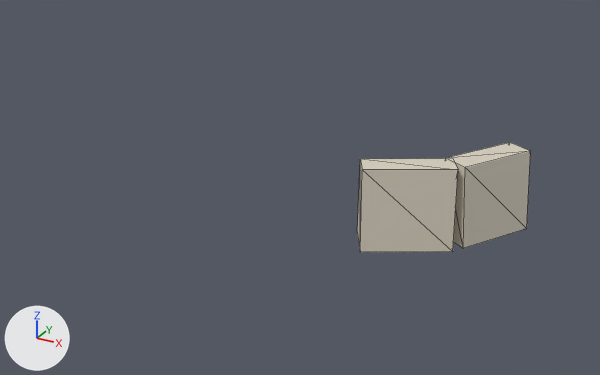
The glTF model assets/malta/cottonera/bormla_63_33_far.glb as it was, and as the next commit left it.
Before and after are seen from a camera (50 mm lens) standing at (-23.7, -1063.9, 106.4) and looking at (-81.0, -959.8, 54.3). The lights are fixed; the arrows at lower left show +X, +Y and +Z. The first picture is the older version. Mesh edges are drawn as thin lines.

Names of what the first picture shows: 'geometry_0'.
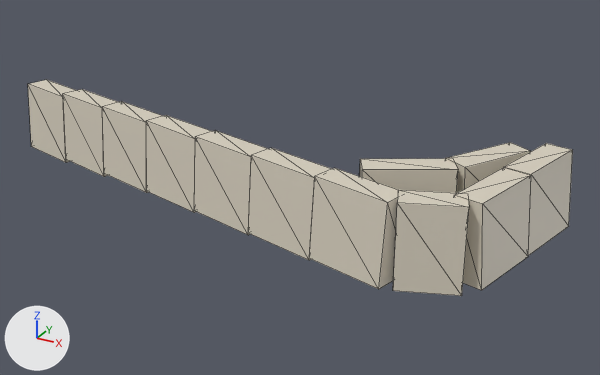
The change in detail:
me_geometry_0 is used by ob_geometry_0; location (0.0, 0.0, 0.0).
Verts and faces of me_geometry_0; kept vertices keep their numbers, new ones are numbered from 16.
me_geometry_0 had 16 vertices, 24 faces and spanned x -68.2..-47.0, y -971.2..-950.5, z 52.3..64.3.
me_geometry_0 now has 96 vertices, 144 faces and spans x -140.5..-41.8, y -979.0..-949.0, z 49.6..64.4.
me_geometry_0 part 1: the loose piece of 8 vertices spanning x -58.2..-47.0, y -963.8..-950.5, z 52.6..64.3 is copied, and the copy is turned -74 degrees about the z axis through its middle and scaled by 1.01, then moved by (-58.0, -5.5, -1.6); it spans x -117.2..-104.1, y -967.1..-958.3, z 50.9..62.8.
me_geometry_0 part 2: the loose piece of 8 vertices spanning x -58.2..-47.0, y -963.8..-950.5, z 52.6..64.3 is copied, and the copy is turned -74 degrees about the z axis through its middle and scaled by 1.01, then moved by (-46.4, -8.5, -1.3); it spans x -105.6..-92.4, y -970.1..-961.3, z 51.3..63.1.
me_geometry_0 part 3: the loose piece of 8 vertices spanning x -58.2..-47.0, y -963.8..-950.5, z 52.6..64.3 is copied, and the copy is turned -74 degrees about the z axis through its middle and scaled by 1.01, then moved by (-34.7, -11.4, -0.9); it spans x -93.9..-80.8, y -973.0..-964.2, z 51.6..63.4.
me_geometry_0 part 4: the loose piece of 8 vertices spanning x -58.2..-47.0, y -963.8..-950.5, z 52.6..64.3 is copied, and the copy is turned -74 degrees about the z axis through its middle and scaled by 1.01, then moved by (-23.1, -14.4, -0.6); it spans x -82.3..-69.2, y -976.0..-967.2, z 51.9..63.7.
me_geometry_0 part 5: the loose piece of 8 vertices spanning x -58.2..-47.0, y -963.8..-950.5, z 52.6..64.3 is copied, and the copy is turned -74 degrees about the z axis through its middle and scaled by 1.01, then moved by (-11.5, -17.4, -0.4); it spans x -70.7..-57.5, y -979.0..-970.2, z 52.2..64.0.
me_geometry_0 part 6: the loose piece of 8 vertices spanning x -58.2..-47.0, y -963.8..-950.5, z 52.6..64.3 is copied, and the copy is turned 16.9 degrees about the z axis through its middle, then moved by (3.7, -10.0, 0.0); it spans x -53.2..-44.6, y -973.7..-960.7, z 52.7..64.3.
me_geometry_0 part 7: the loose piece of 8 vertices spanning x -58.2..-47.0, y -963.8..-950.5, z 52.6..64.3 is copied, and the copy is turned 16.9 degrees about the z axis through its middle, then moved by (6.5, 1.7, 0.2); it spans x -50.4..-41.8, y -962.0..-949.0, z 52.8..64.4.
Part 8, on me_geometry_0:
11 vertices are added at x -140.5..-117.0, y -963.1..-952.3, z 49.6..62.4.
5 new vertices lie (11.6, -3.0, 0.0) away from vertices in x -140.2..-127.3, y -961.1..-953.3, z 50.3..62.4.
24 new faces join them.
Part 9, on me_geometry_0:
New vertex 32 is at (-59.3, -973.3, 52.5).
New vertex 33 is at (-51.3, -970.2, 52.5).
New vertex 34 is at (-49.2, -975.8, 52.5), pixel (461, 295).
New vertex 35 is at (-57.2, -978.9, 52.5), pixel (392, 290).
New vertex 36 is at (-59.0, -974.2, 64.2), pixel (398, 189).
New vertex 37 is at (-51.0, -971.2, 64.2), pixel (467, 193).
New vertex 38 is at (-49.6, -974.9, 64.2), pixel (469, 207).
New vertex 39 is at (-57.6, -977.9, 64.2), pixel (397, 202).
New faces: (32, 33, 34), (32, 34, 35), (36, 38, 37), (36, 39, 38), (32, 37, 33), (32, 36, 37).
New faces: (33, 38, 34), (33, 37, 38), (34, 39, 35), (34, 38, 39), (32, 35, 36), (35, 39, 36).

What differs and where, as boxes (x1, y1, x2, y2) in the pictures (600 x 375 px):
'geometry_0', reshaped (212% wider, 95% taller): before (357, 142, 531, 252); after (28, 80, 573, 296)
part 1 of me_geometry_0, added: after (102, 101, 162, 193)
part 2 of me_geometry_0, added: after (146, 115, 212, 213)
part 3 of me_geometry_0, added: after (194, 130, 268, 235)
part 4 of me_geometry_0, added: after (248, 148, 331, 260)
part 5 of me_geometry_0, added: after (309, 168, 398, 289)
part 6 of me_geometry_0, added: after (454, 168, 531, 290)
part 7 of me_geometry_0, added: after (504, 143, 573, 256)
part 8 of me_geometry_0, added: after (28, 80, 118, 177)
part 9 of me_geometry_0, added: after (393, 190, 469, 296)
